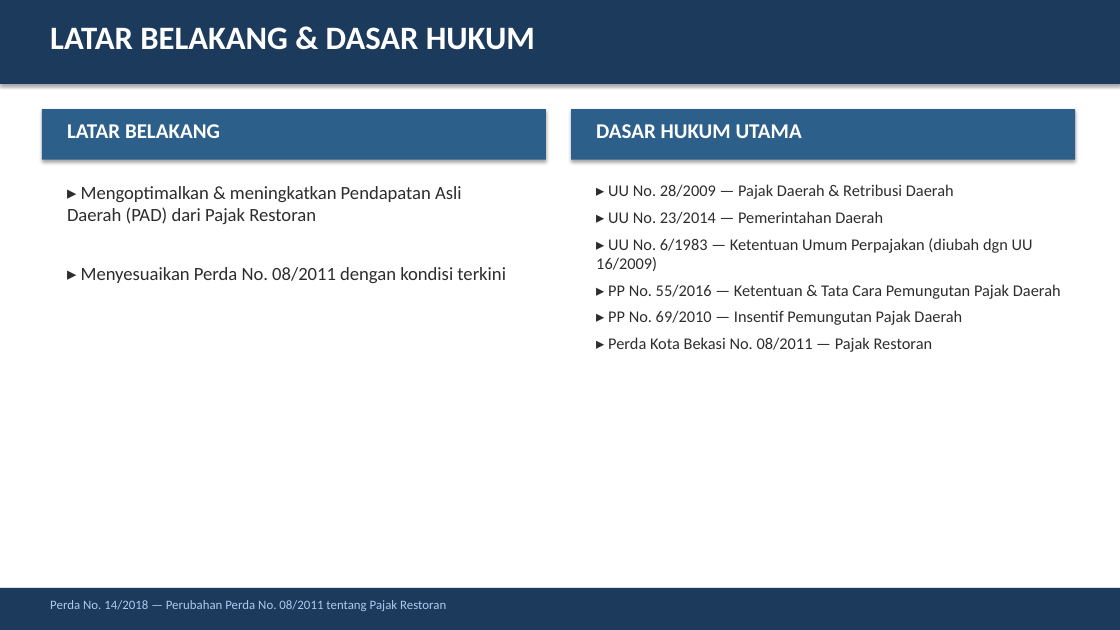
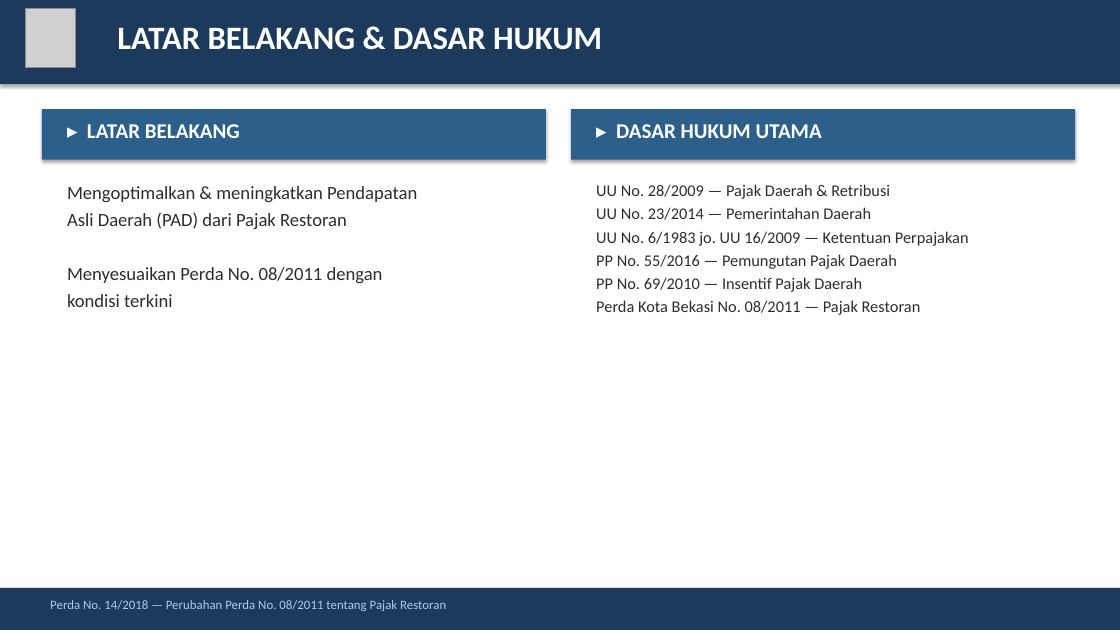
Before and after one commit to rahadiana/coba_ppt, a slide deck: slide 2 of Ringkasan_Perda_Bekasi_No_14_2018.pptx. Drawn at 1120x630 pixels with LibreOffice and Linux fonts; fonts in the diff are those of the drawing; grey boxes stand for pictures. Boxes give left, top, right and bottom in pixels: in the first picture for what was removed or moved away, otherwise in the second. Text is boxed around its words. In the diff, an @@ line names an element or a change of style, - is before the commit and + after.

Commit message:
feat: tambah logo Kota Bekasi di presentasi Perda No.14/2018

```diff
--- a/Ringkasan_Perda_Bekasi_No_14_2018.pptx
+++ b/Ringkasan_Perda_Bekasi_No_14_2018.pptx
@@ picture added at (x1=25, y1=8, x2=76, y2=67) @@
@@ text "LATAR BELAKANG & DASAR HUKUM" moved from (x1=50, y1=27, x2=535, y2=50) to (x1=117, y1=27, x2=602, y2=50) @@
@@ text at (x1=87, y1=124, x2=240, y2=138): text changed @@
-LATAR BELAKANG
+▸ LATAR BELAKANG
@@ text at (x1=616, y1=124, x2=822, y2=138): text changed @@
-DASAR HUKUM UTAMA
+▸ DASAR HUKUM UTAMA
@@ text at (x1=67, y1=186, x2=417, y2=307): text changed @@
-▸ Mengoptimalkan & meningkatkan Pendapatan Asli Daerah (PAD) dari Pajak Restoran
-▸ Menyesuaikan Perda No. 08/2011 dengan kondisi terkini
+Mengoptimalkan & meningkatkan Pendapatan
+Asli Daerah (PAD) dari Pajak Restoran
+Menyesuaikan Perda No. 08/2011 dengan
+kondisi terkini
@@ text at (x1=596, y1=184, x2=969, y2=315): text changed @@
-▸ UU No. 28/2009 — Pajak Daerah & Retribusi Daerah
-▸ UU No. 23/2014 — Pemerintahan Daerah
-▸ UU No. 6/1983 — Ketentuan Umum Perpajakan (diubah dgn UU 16/2009)
-▸ PP No. 55/2016 — Ketentuan & Tata Cara Pemungutan Pajak Daerah
-▸ PP No. 69/2010 — Insentif Pemungutan Pajak Daerah
-▸ Perda Kota Bekasi No. 08/2011 — Pajak Restoran
+UU No. 28/2009 — Pajak Daerah & Retribusi
+UU No. 23/2014 — Pemerintahan Daerah
+UU No. 6/1983 jo. UU 16/2009 — Ketentuan Perpajakan
+PP No. 55/2016 — Pemungutan Pajak Daerah
+PP No. 69/2010 — Insentif Pajak Daerah
+Perda Kota Bekasi No. 08/2011 — Pajak Restoran
```
Also in this commit, not shown: 4 other slides changed.
